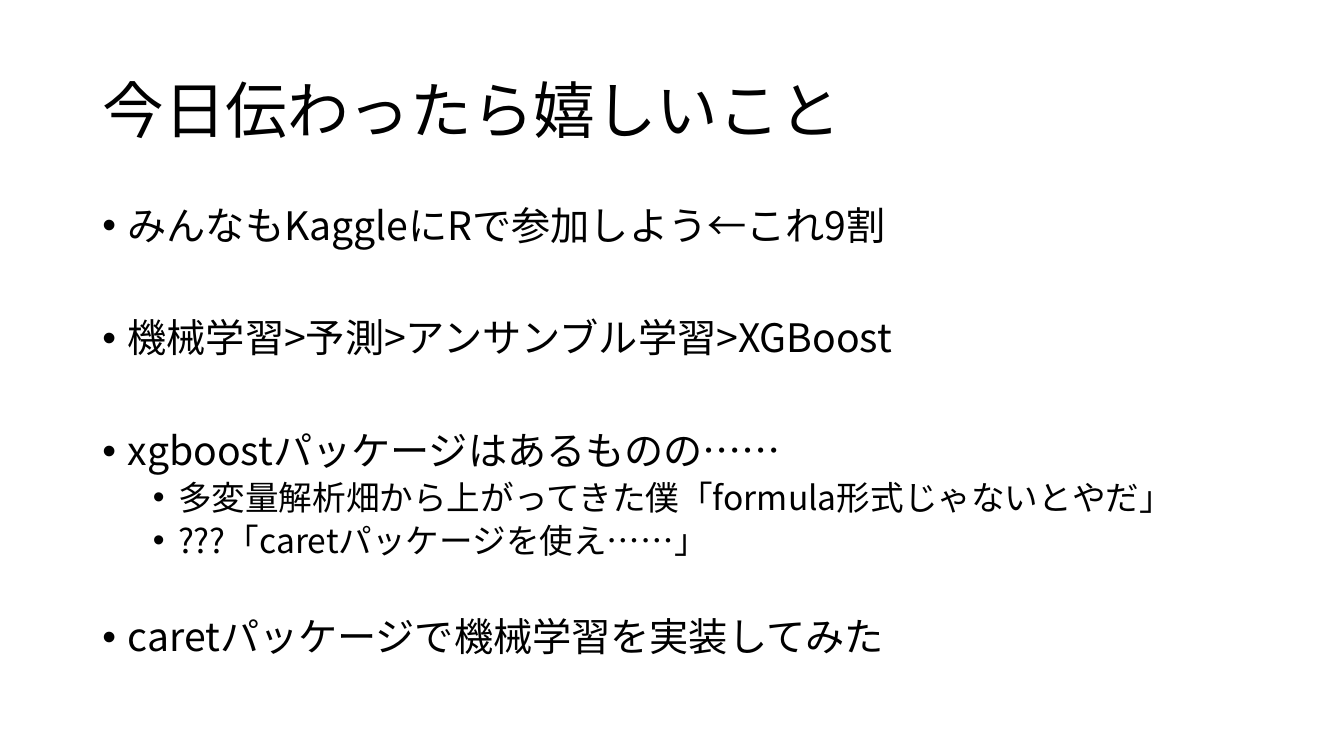
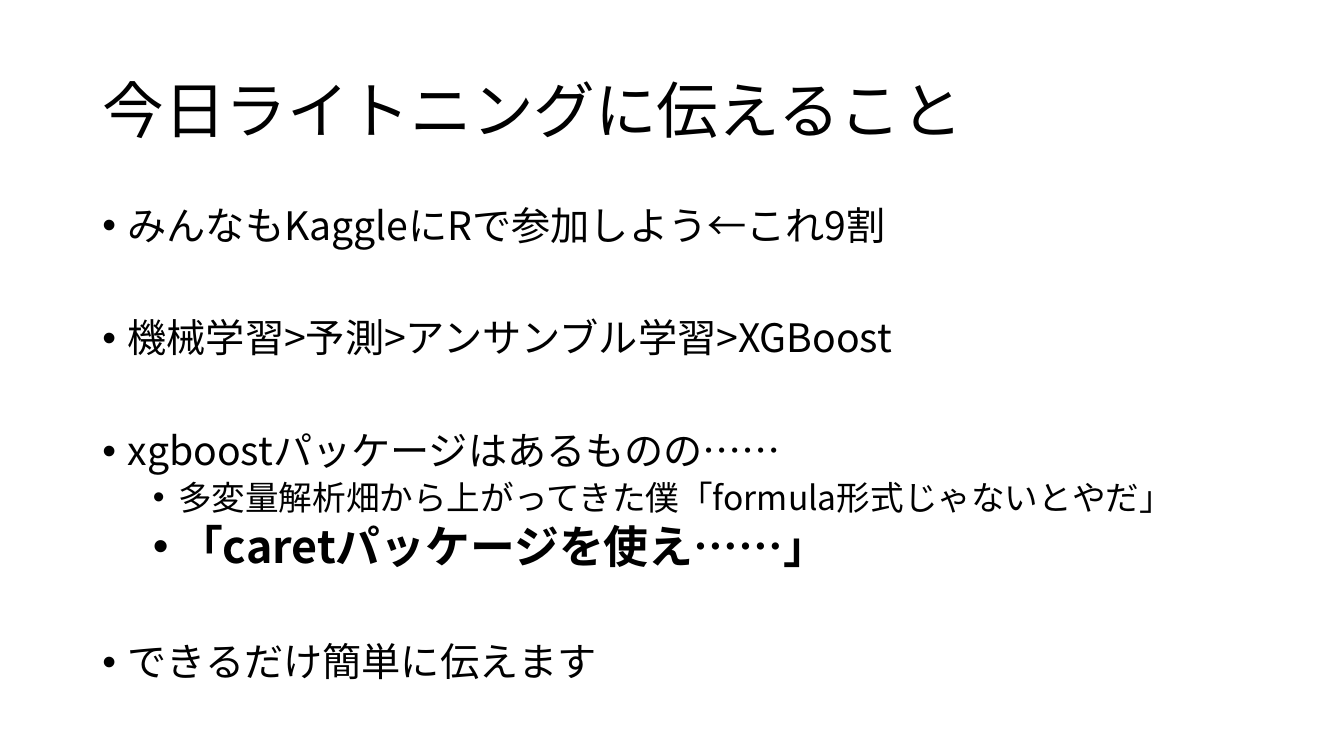
Before and after one commit to 8-u8/Kaggle, a slide deck: slide 4 of Santander/output/caretパッケージを使ったXGBoostのformula型.pptx. Drawn at 1344x756 pixels with LibreOffice and Linux fonts; fonts in the diff are those of the drawing. Boxes give left, top, right and bottom in pixels: in the first picture for what was removed or moved away, otherwise in the second. Text is boxed around its words. In the diff, an @@ line names an element or a change of style, - is before the commit and + after.

```diff
--- a/Santander/output/caretパッケージを使ったXGBoostのformula型.pptx
+++ b/Santander/output/caretパッケージを使ったXGBoostのformula型.pptx
@@ title at bbox=[102, 81, 962, 138]: text changed @@
-今日伝わったら嬉しいこと
+今日ライトニングに伝えること
@@ text at bbox=[128, 524, 828, 680]: text changed; size 28 to 32 pt; bold on @@
-  • ???「caretパッケージを使え……」
-• caretパッケージで機械学習を実装してみた
+  • 「caretパッケージを使え……」
+• できるだけ簡単に伝えます
```
Also in this commit, not shown: 22 other slides changed, 1 other file.
